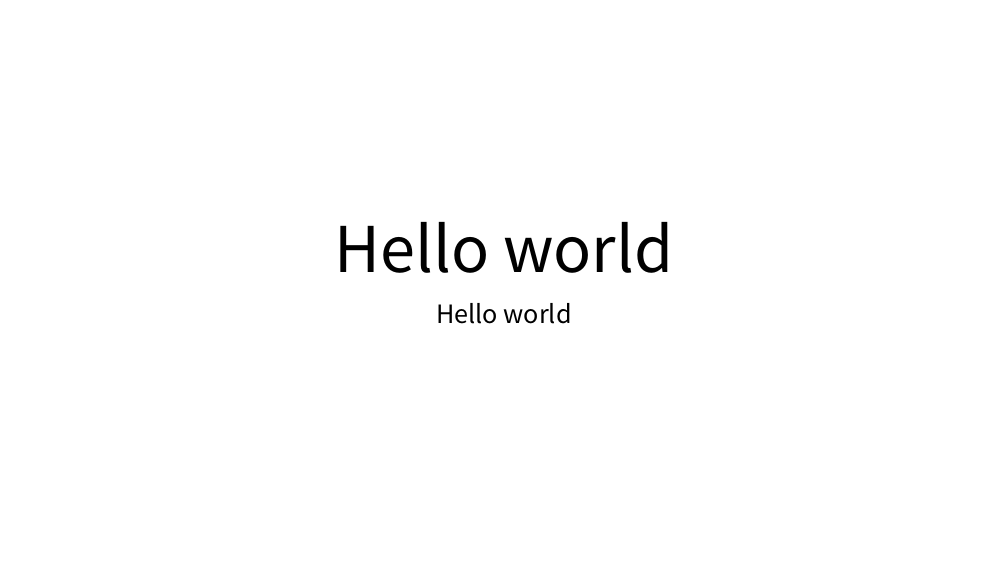
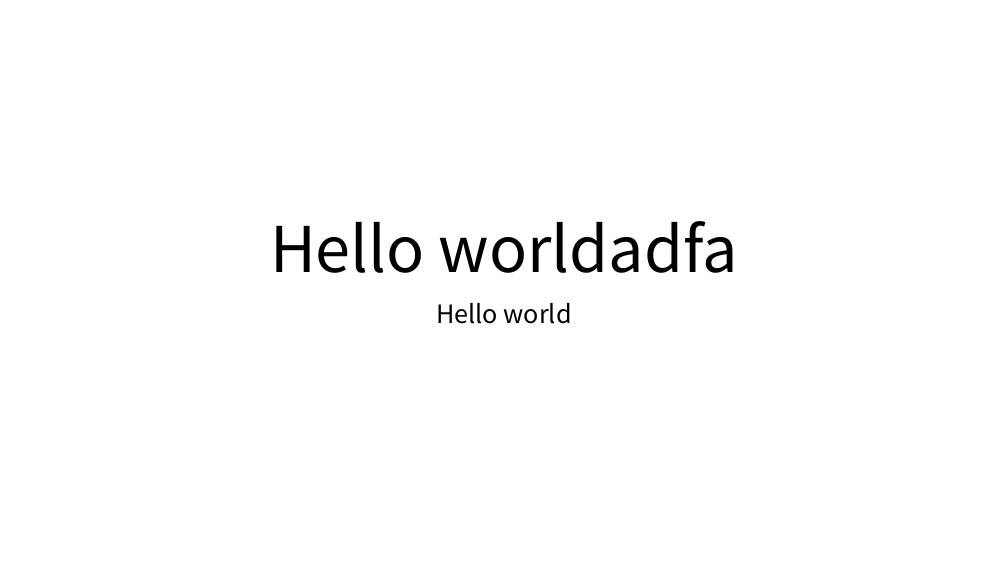
Before and after one commit to weiyixiong/QuickPPT, a slide deck: slide 1 of 演示文稿1.pptx. Drawn at 1008x567 pixels with LibreOffice and Linux fonts; fonts in the diff are those of the drawing. Boxes give left, top, right and bottom in pixels: in the first picture for what was removed or moved away, otherwise in the second. Text is boxed around its words. In the diff, an @@ line names an element or a change of style, - is before the commit and + after.

```diff
--- a/演示文稿1.pptx
+++ b/演示文稿1.pptx
@@ title at box(270, 221, 738, 273): text changed @@
-Hello world
+Hello worldadfa
```
Also in this commit, not shown: 41 other files.
